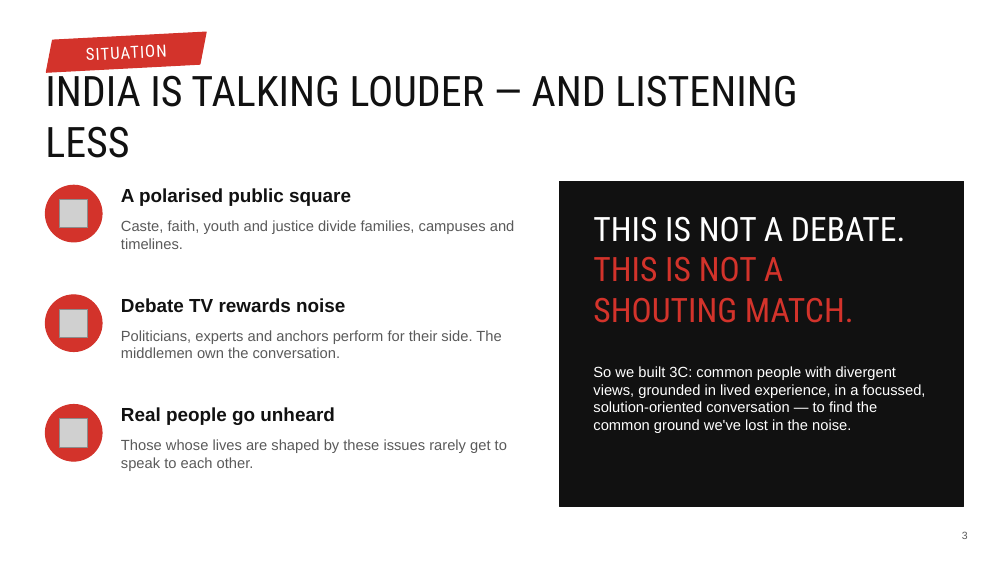
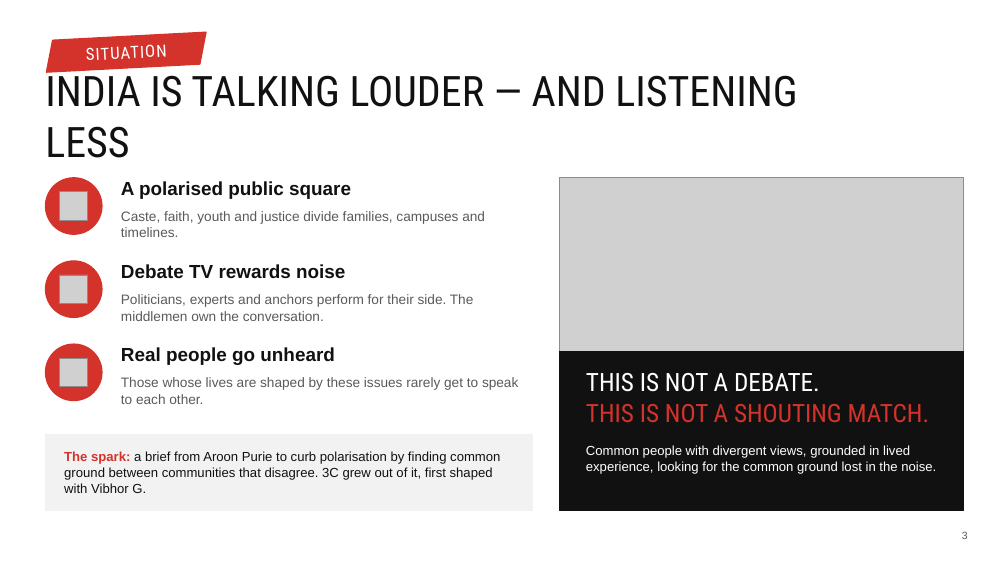
Before and after one commit to puneetnayak31-svg/nayak, a slide deck: slide 3 of chairmans-award/3C_Chairmans_Award_Team.pptx. Drawn at 1008x567 pixels with LibreOffice and Linux fonts; fonts in the diff are those of the drawing; grey boxes stand for pictures; background and template pictures are left out. Boxes give left, top, right and bottom in pixels: in the first picture for what was removed or moved away, otherwise in the second. Text is boxed around its words. In the diff, an @@ line names an element or a change of style, - is before the commit and + after.

```diff
--- a/chairmans-award/3C_Chairmans_Award_Team.pptx
+++ b/chairmans-award/3C_Chairmans_Award_Team.pptx
@@ ellipse: place and size @@
-ellipse at [45,185,102,242]
+ellipse at [45,178,102,234]
@@ text "A polarised public square": place and size @@
-text "A polarised public square" at [121,188,351,206]
+text "A polarised public square" at [121,181,351,199]
@@ picture added at [560,178,964,352] @@
@@ picture: place and size @@
-picture at [60,200,88,228]
+picture at [60,192,88,221]
@@ text "Caste, faith, youth and justice ...": place and size @@
-text "Caste, faith, youth and justice ..." at [121,220,515,249]
+text "Caste, faith, youth and justice ..." at [121,211,485,237]
@@ 1 picture, 1 text, 1 ellipse: place and size @@
-1 picture, 1 text, 1 ellipse at [45,295,345,352]
+1 picture, 1 text, 1 ellipse at [45,261,345,318]
@@ text "Politicians, experts and anchors perform ...": place and size @@
-text "Politicians, experts and anchors perform ..." at [121,330,501,358]
+text "Politicians, experts and anchors perform ..." at [121,294,473,321]
@@ 1 picture, 1 text, 1 ellipse: place and size @@
-1 picture, 1 text, 1 ellipse at [45,405,334,461]
+1 picture, 1 text, 1 ellipse at [45,344,334,401]
@@ rectangle: place and size @@
-rectangle at [560,181,964,507]
+rectangle at [560,352,964,510]
@@ size 14 to 13 pt in 3 elements at [121,211,485,237], [121,294,473,321], [121,377,518,404] @@
@@ text "Those whose lives are shaped ...": place and size @@
-text "Those whose lives are shaped ..." at [121,439,507,471]
+text "Those whose lives are shaped ..." at [121,377,518,404]
@@ text "THIS IS NOT A DEBATE.": place and size @@
-text "THIS IS NOT A DEBATE." at [593,216,906,323]
+text "THIS IS NOT A DEBATE." at [586,373,930,423]
@@ text "THIS IS NOT A DEBATE." at [586,373,930,423]: size 32 to 24 pt @@
@@ rectangle added at [45,435,533,510], fill #F2F2F2, outline #F2F2F2 1 pt @@
@@ text at [586,445,936,474]: text changed; size 14 to 12.5 pt @@
-So we built 3C: common people with divergent views, grounded in lived experience, in a focussed, solution-oriented conversation — to find the common ground we've lost in the noise.
+Common people with divergent views, grounded in lived experience, looking for the common ground lost in the noise.
@@ text added at [64,451,500,493], 12.5 pt, text #111111 @@
+The spark: a brief from Aroon Purie to curb polarisation by finding common ground between communities that disagree. 3C grew out of it, first shaped with Vibhor G.
```
Also in this commit, not shown: 6 other slides changed, 2 other files.
